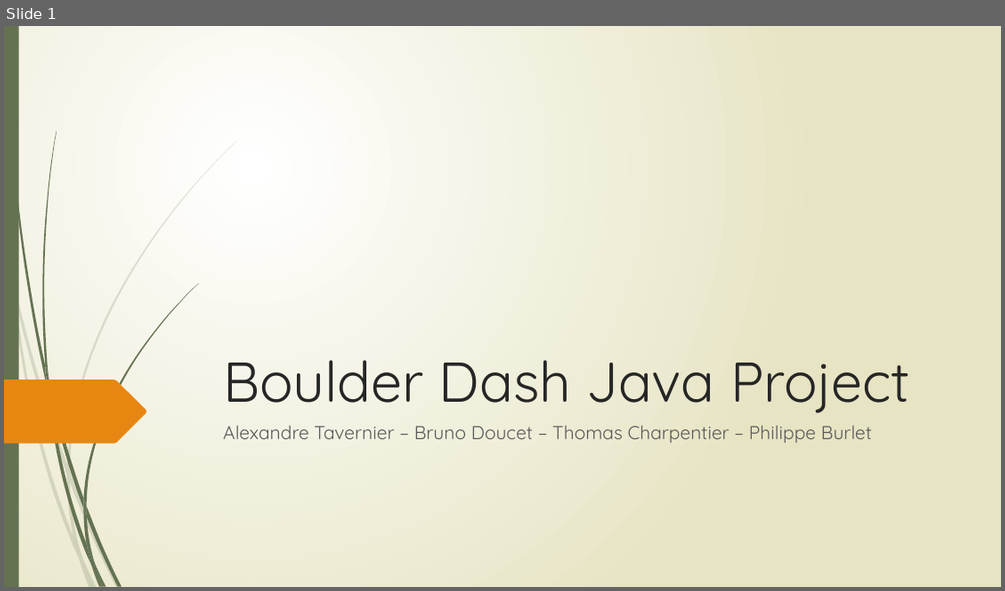
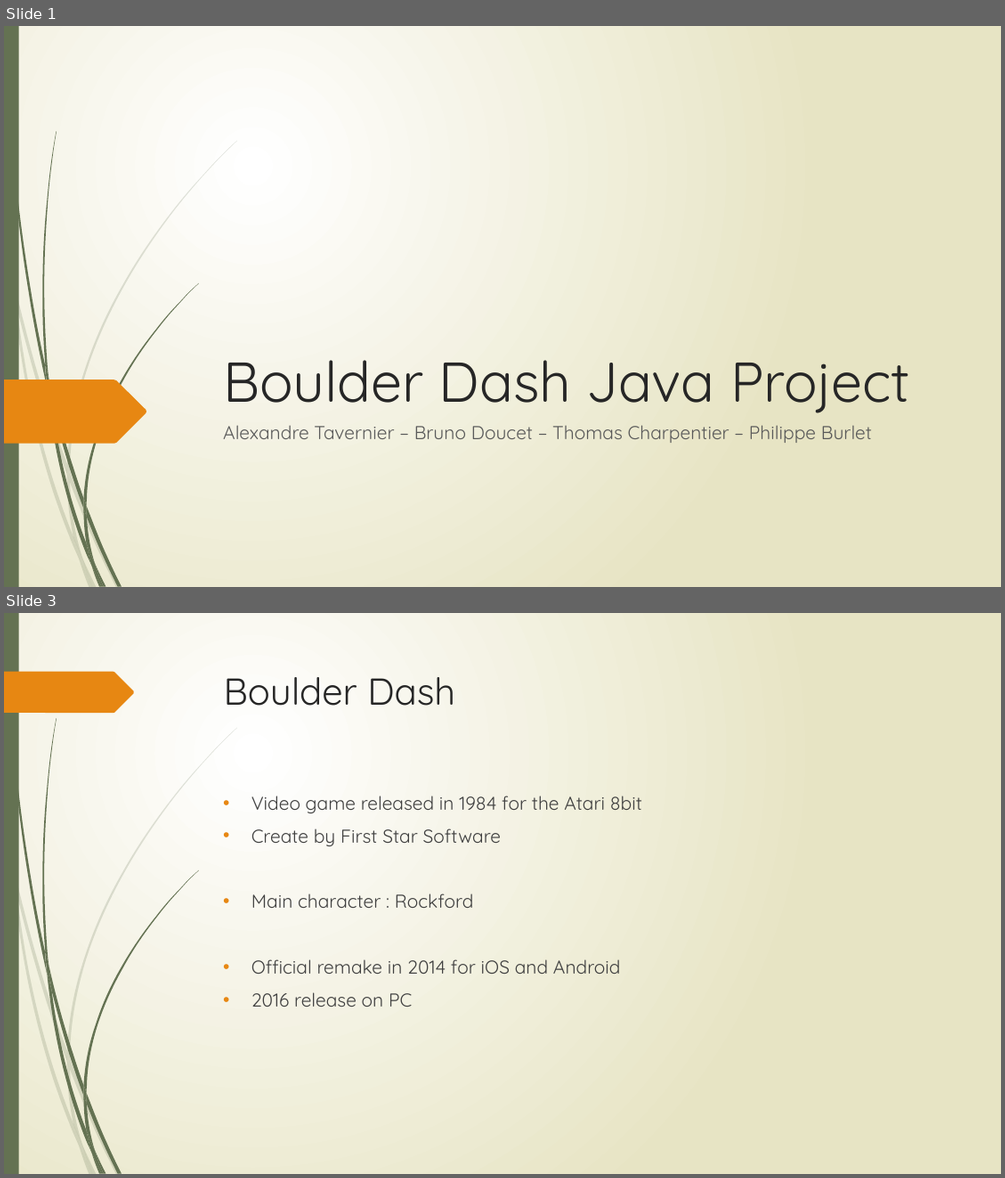
Before and after one commit to AlexandreTavernier/Boulderdash2, a slide deck: Boulder Dash Java Project.pptx. Shown one above the other, each under a label of ours: slide 1 before the commit, slides 1 and 3 after it; the slides between them are not shown. The pictures are 1005x591 and 1005x1178 pixels, drawn with LibreOffice and Linux fonts; fonts in the diff are those of the drawing. Boxes give left, top, right and bottom in pixels: in the first picture for what was removed or moved away, otherwise in the second. Text is boxed around its words. In the diff, an @@ line names an element or a change of style, - is before the commit and + after.

```diff
--- a/Boulder Dash Java Project.pptx
+++ b/Boulder Dash Java Project.pptx
@@ slide 3 added at box(4, 613, 1001, 1174), background gradient #FFFFFF to #E8E6C4; not listed: 23 template elements that a slide beside it also shows @@
@@ freeform shape added at box(4, 672, 134, 713), fill #E78712 @@
@@ title added at box(224, 677, 455, 706), 36 pt, text #262626 @@
+Boulder Dash
@@ text added at box(251, 795, 642, 1006), 18 pt, text #404040 @@
+• Video game released in 1984 for the Atari 8bit
+• Create by First Star Software
+• Main character : Rockford
+• Official remake in 2014 for iOS and Android
+• 2016 release on PC
```
Also in this commit, not shown: 1 slide changed, 3 other slides added, 8 other files.
